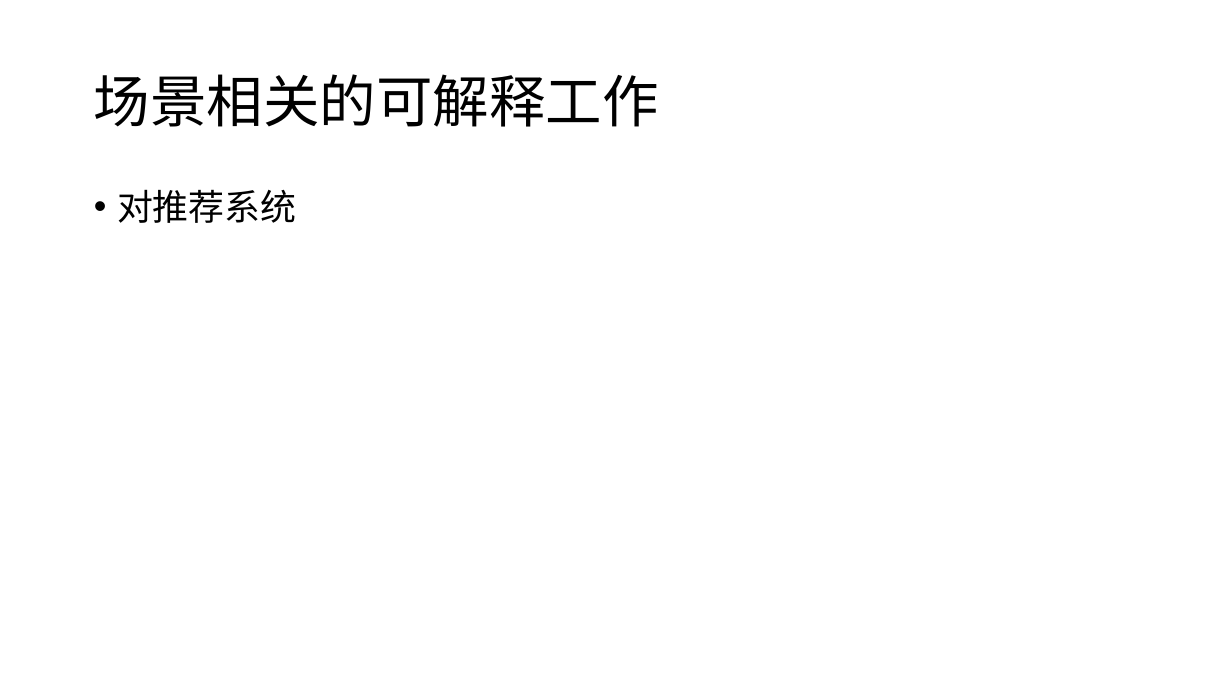
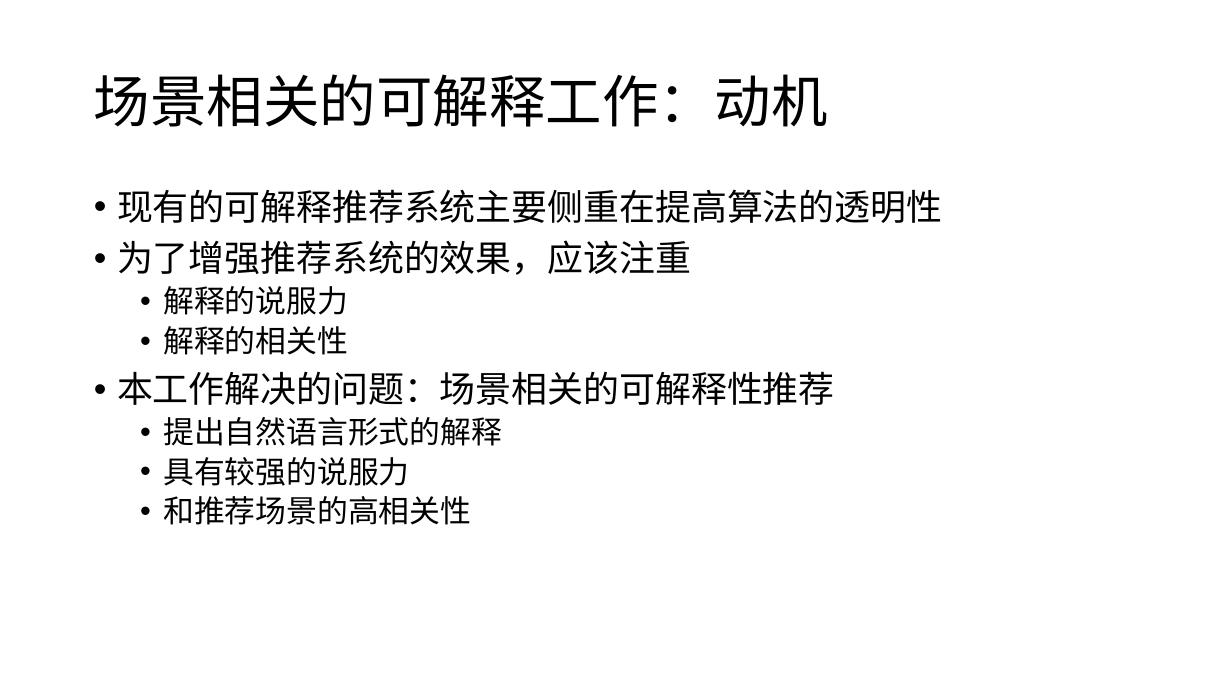
Before and after one commit to cheyennelin/Ali, a slide deck: slide 4 of 8月总结.pptx. Drawn at 1232x693 pixels with LibreOffice and Linux fonts; fonts in the diff are those of the drawing. Boxes give left, top, right and bottom in pixels: in the first picture for what was removed or moved away, otherwise in the second. Text is boxed around its words. In the diff, an @@ line names an element or a change of style, - is before the commit and + after.

```diff
--- a/8月总结.pptx
+++ b/8月总结.pptx
@@ title at (94, 74, 828, 127): text changed @@
-场景相关的可解释工作
+场景相关的可解释工作：动机
@@ text at (117, 189, 942, 525): text changed @@
-• 对推荐系统
+• 现有的可解释推荐系统主要侧重在提高算法的透明性
+• 为了增强推荐系统的效果，应该注重
+  • 解释的说服力
+  • 解释的相关性
+• 本工作解决的问题：场景相关的可解释性推荐
+  • 提出自然语言形式的解释
+  • 具有较强的说服力
+  • 和推荐场景的高相关性
```
Also in this commit, not shown: 1 other slide changed, 3 slides added.
